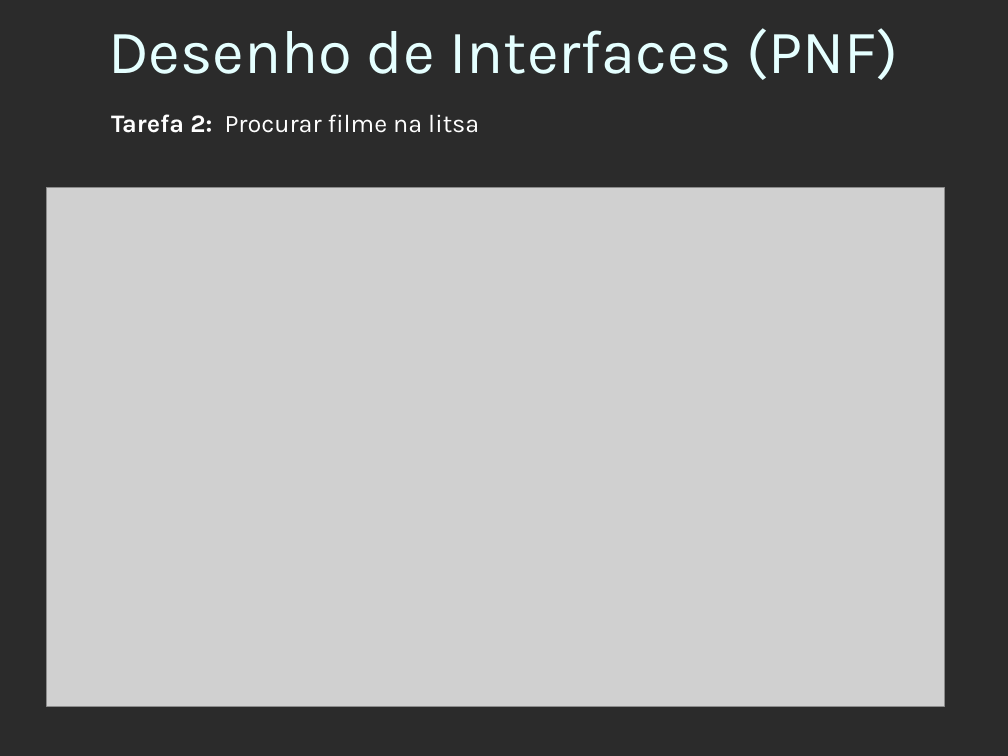
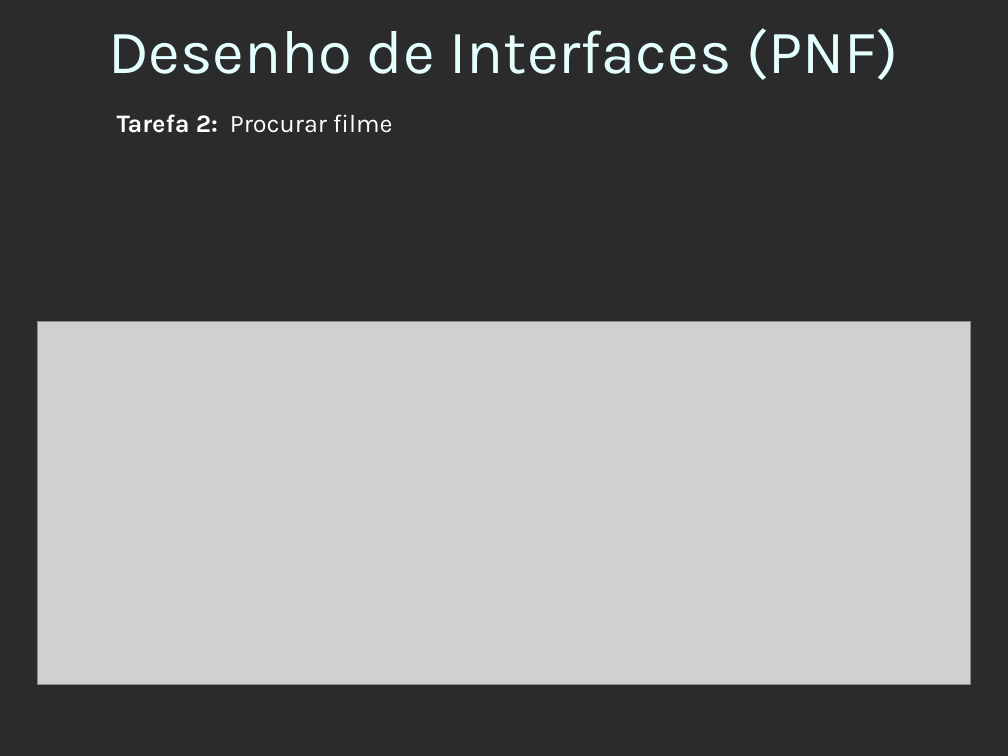
Before and after one commit to Miguel-Marmelete/Projeto-de-TWAM, a slide deck: slide 7 of 1ªFase/Relatório e Apresentação/Apresentacao_projecto_fase1.ppt. Drawn at 1008x756 pixels with LibreOffice and Linux fonts; fonts in the diff are those of the drawing; grey boxes stand for pictures; background and template pictures are left out; a plain dark background stands for a picture behind light text. Boxes give left, top, right and bottom in pixels: in the first picture for what was removed or moved away, otherwise in the second. Text is boxed around its words. In the diff, an @@ line names an element or a change of style, - is before the commit and + after.

```diff
--- a/1ªFase/Relatório e Apresentação/Apresentacao_projecto_fase1.ppt
+++ b/1ªFase/Relatório e Apresentação/Apresentacao_projecto_fase1.ppt
@@ text at [117, 114, 393, 133]: text changed @@
-Tarefa 2: Procurar filme na litsa
+Tarefa 2: Procurar filme
@@ picture: place and size @@
-picture at [47, 187, 946, 707]
+picture at [38, 322, 971, 684]
```
Also in this commit, not shown: 3 other slides changed, 14 other files.
